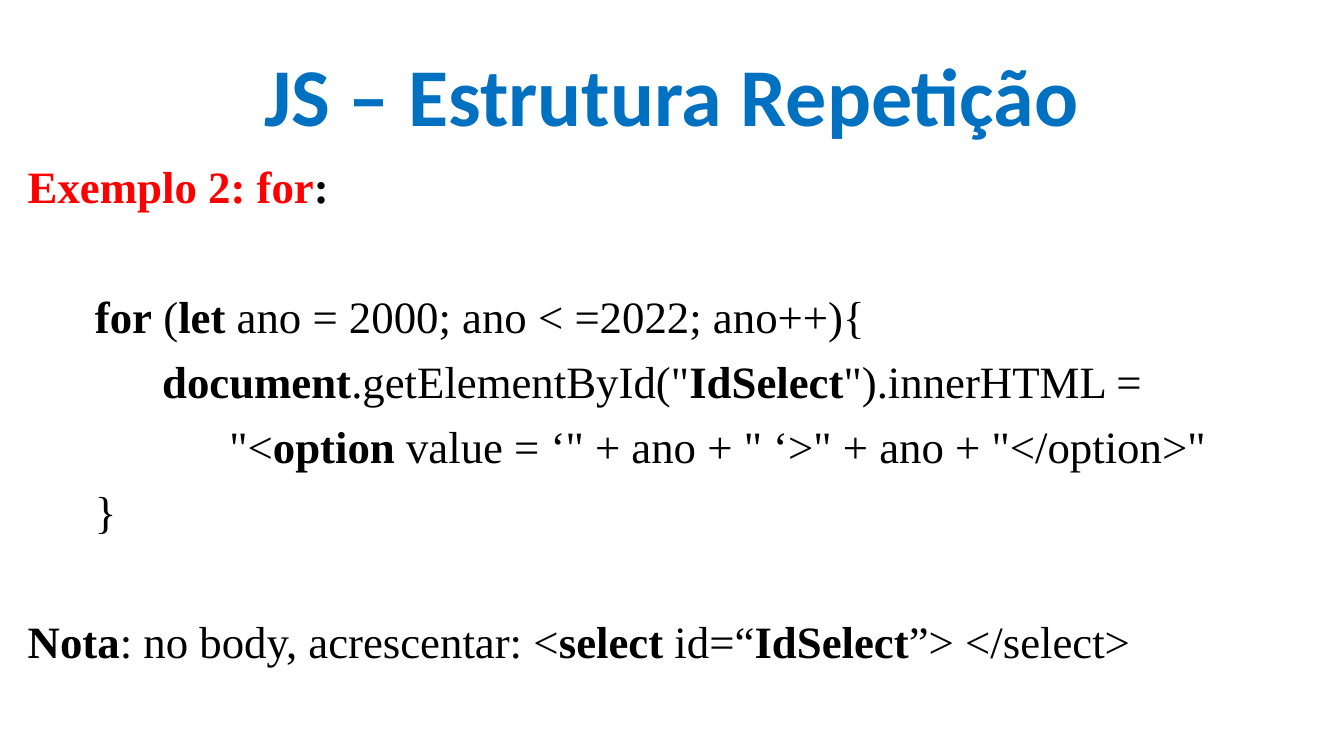
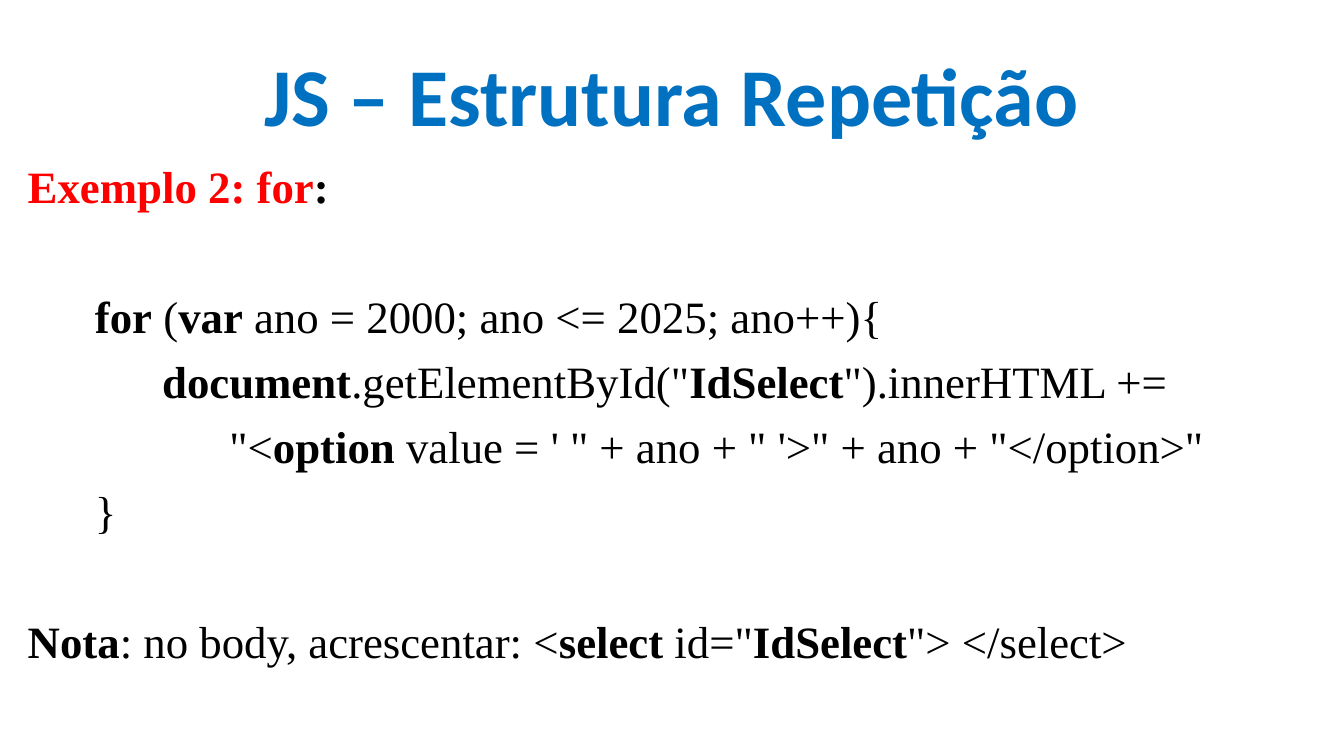
Before and after one commit to CloudEducationBrazil/WydenDesenvolvimentoWebPHP, a slide deck: slide 23 of 01 Classes/Aula 09 Desenvolvimento Web PHP - JS.pptx. Drawn at 1344x756 pixels with LibreOffice and Linux fonts; fonts in the diff are those of the drawing; background and template pictures are left out. Boxes give left, top, right and bottom in pixels: in the first picture for what was removed or moved away, otherwise in the second. Text is boxed around its words. In the diff, an @@ line names an element or a change of style, - is before the commit and + after.

```diff
--- a/01 Classes/Aula 09 Desenvolvimento Web PHP - JS.pptx
+++ b/01 Classes/Aula 09 Desenvolvimento Web PHP - JS.pptx
@@ text at (95, 301, 1203, 473): text changed @@
-for (let ano = 2000; ano < =2022; ano++){
-document.getElementById("IdSelect").innerHTML =
-"<option value = ‘" + ano + " ‘>" + ano + "</option>"
+for (var ano = 2000; ano <= 2025; ano++){
+document.getElementById("IdSelect").innerHTML +=
+"<option value = ' " + ano + " '>" + ano + "</option>"
@@ text at (28, 627, 1127, 668): text changed @@
-Nota: no body, acrescentar: <select id=“IdSelect”> </select>
+Nota: no body, acrescentar: <select id="IdSelect"> </select>
```
Also in this commit, not shown: 16 other slides changed, 4 other files.
